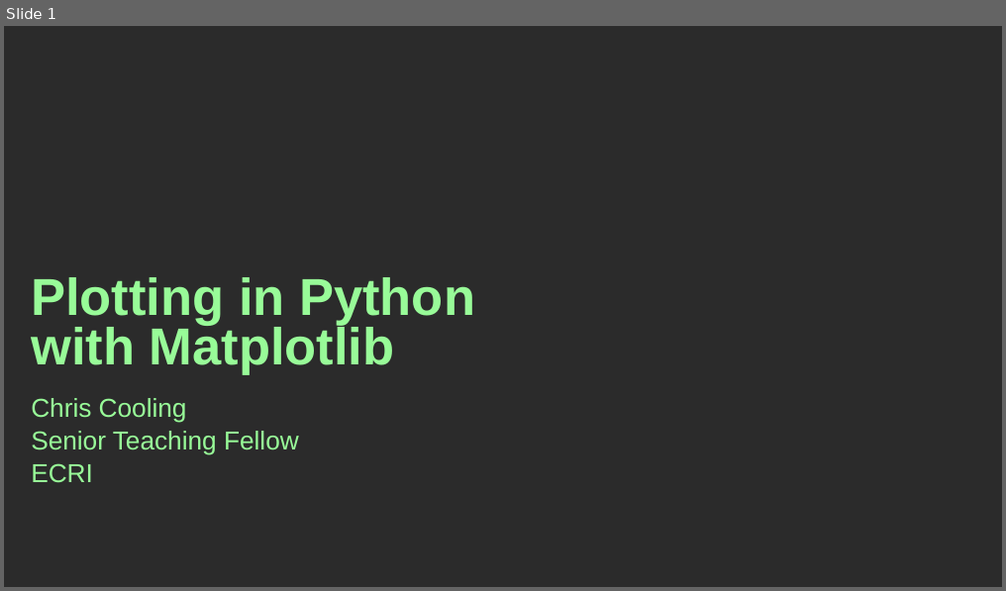
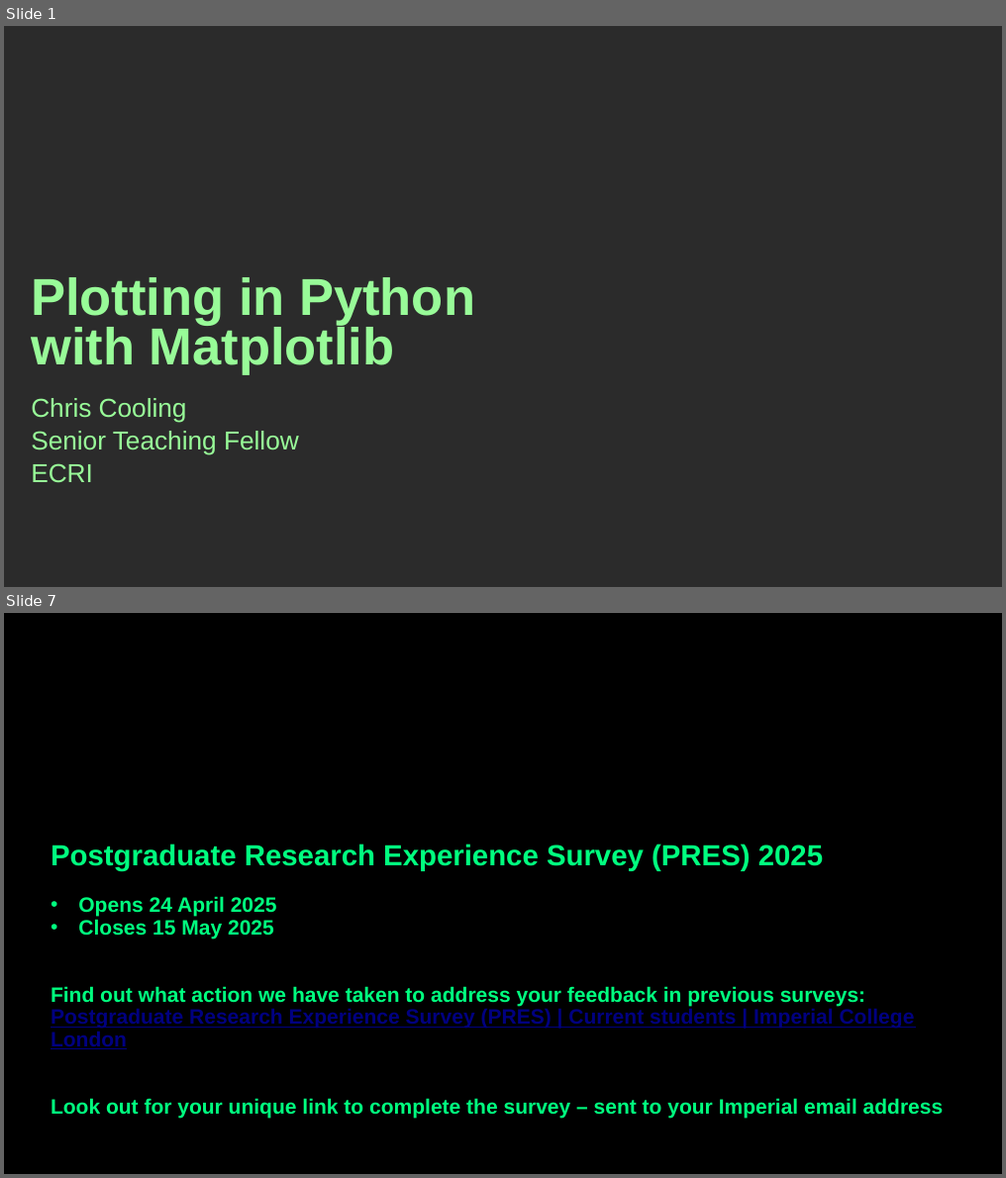
Before and after one commit to ImperialCollegeLondon/RCDS-plotting-in-python-with-matplotlib, a slide deck: Plotting in Python with Matplotlib Slides.pptx. Shown one above the other, each under a label of ours: slide 1 before the commit, slides 1 and 7 after it; the slides between them are not shown. The pictures are 1006x591 and 1006x1178 pixels, drawn with LibreOffice and Linux fonts; fonts in the diff are those of the drawing; background and template pictures are left out; a plain dark background stands for a picture behind light text. Boxes give left, top, right and bottom in pixels: in the first picture for what was removed or moved away, otherwise in the second. Text is boxed around its words. In the diff, an @@ line names an element or a change of style, - is before the commit and + after.

Commit message:
Updated PRES slide

```diff
--- a/Plotting in Python with Matplotlib Slides.pptx
+++ b/Plotting in Python with Matplotlib Slides.pptx
@@ slide 7 added at <box>4,613,1002,1174</box>, background #000000 @@
@@ text added at <box>51,844,944,1119</box>, 20 pt, text #00FF7F, bold @@
+Postgraduate Research Experience Survey (PRES) 2025
+• Opens 24 April 2025
+• Closes 15 May 2025
+Find out what action we have taken to address your feedback in previous surveys: Postgraduate Research Experience Survey (PRES) | Current students | Imperial College London
+Look out for your unique link to complete the survey – sent to your Imperial email address
```
Also in this commit, not shown: 5 slides changed, 1 slide removed.
